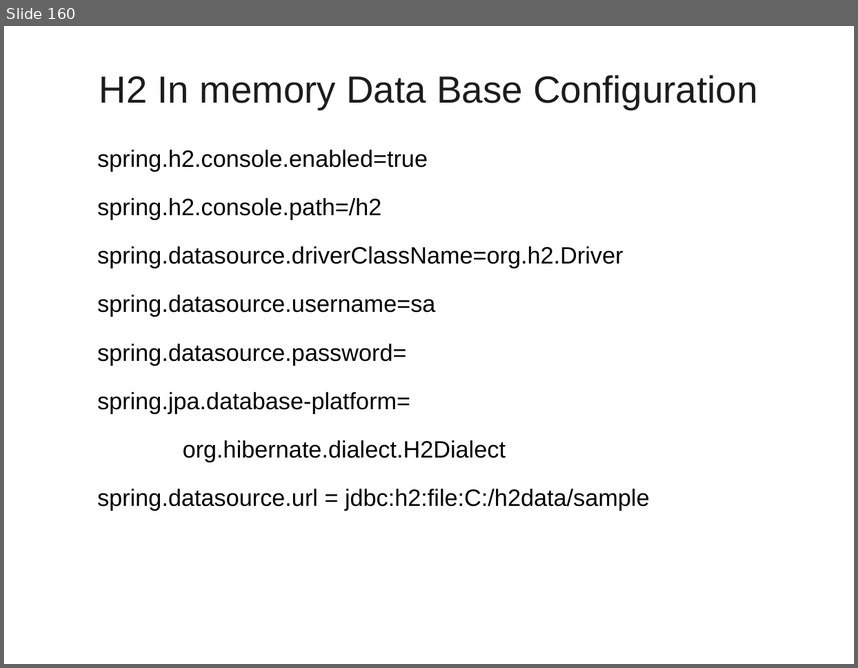
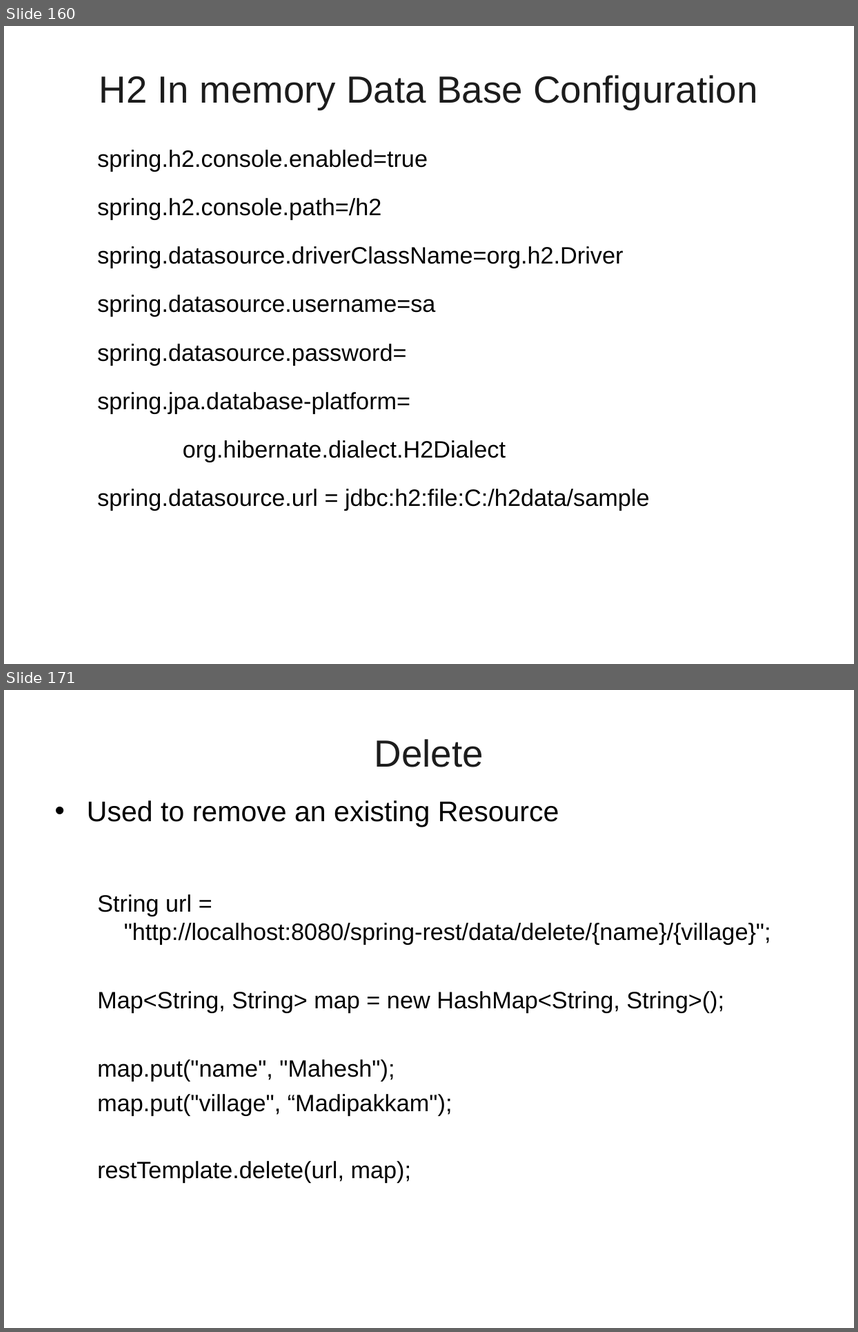
Before and after one commit to vatsanTraining/corejava, a slide deck: SpringBoot_Module1.ppt. Shown one above the other, each under a label of ours: slide 160 before the commit, slides 160 and 171 after it; the slides between them are not shown. The pictures are 858x668 and 858x1332 pixels, drawn with LibreOffice and Linux fonts; fonts in the diff are those of the drawing; background and template pictures are left out. Boxes give left, top, right and bottom in pixels: in the first picture for what was removed or moved away, otherwise in the second. Text is boxed around its words. In the diff, an @@ line names an element or a change of style, - is before the commit and + after.

```diff
--- a/SpringBoot_Module1.ppt
+++ b/SpringBoot_Module1.ppt
@@ slide 171 added at [4, 690, 854, 1328], background picture (left out) @@
@@ title added at [375, 739, 484, 767], 32 pt, text #1C1C1C @@
+Delete
@@ text added at [87, 800, 771, 1183], 20 pt, text #000000 @@
+• Used to remove an existing Resource
+  String url = "http://localhost:8080/spring-rest/data/delete/{name}/{village}";
+  Map<String, String> map = new HashMap<String, String>();
+  map.put("name", "Mahesh");
+  map.put("village", “Madipakkam");
+  restTemplate.delete(url, map);
```
Also in this commit, not shown: 15 other slides added.
